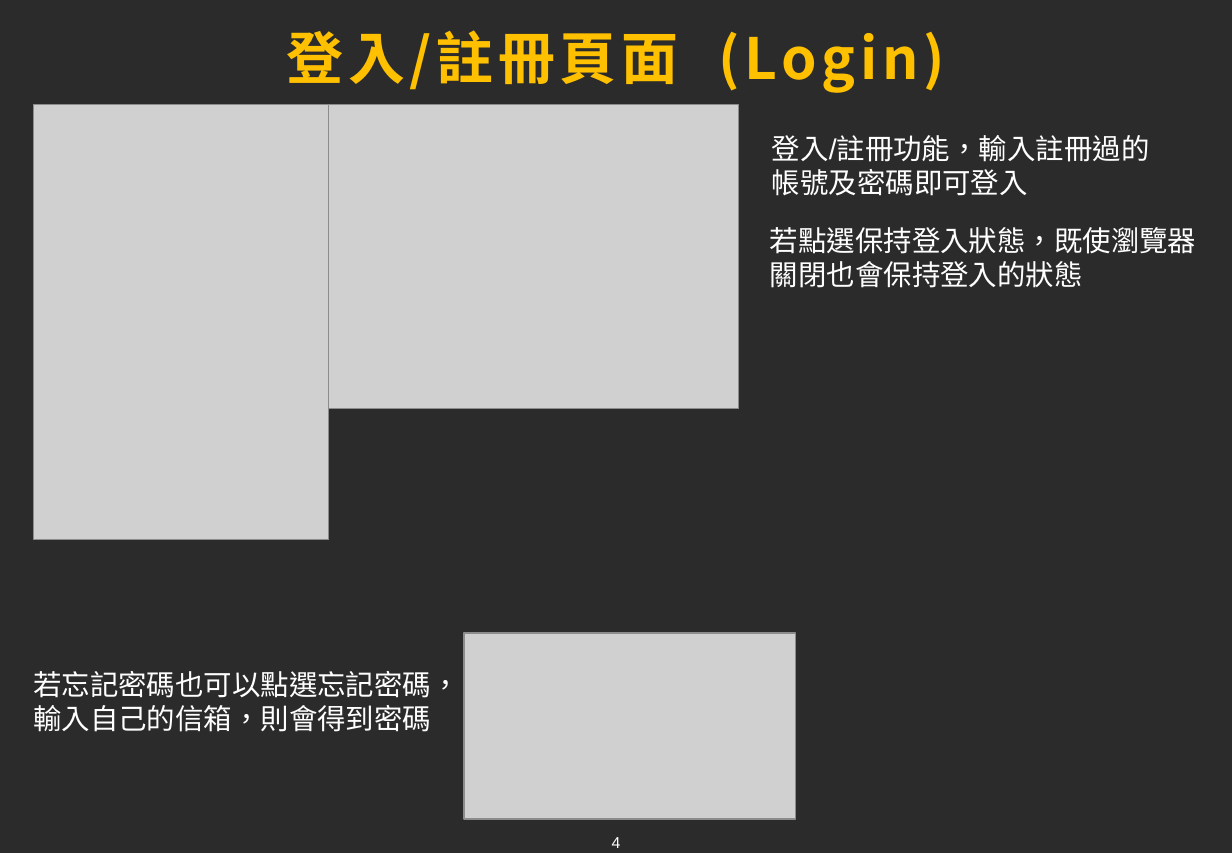
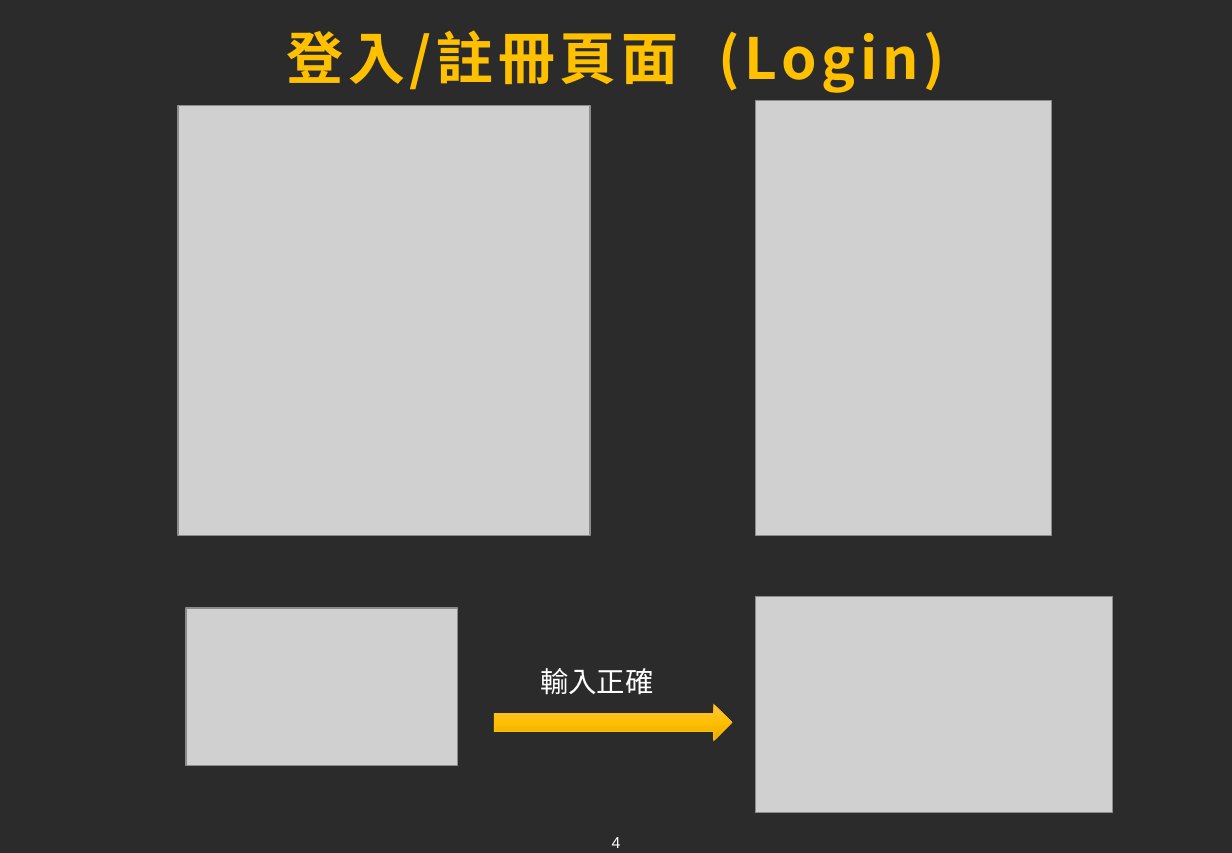
Before and after one commit to tim93009/FinalProject_GameForum, a slide deck: slide 4 of docs/ppt/xiong.pptx. Drawn at 1232x853 pixels with LibreOffice and Linux fonts; fonts in the diff are those of the drawing; grey boxes stand for pictures; background and template pictures are left out; a plain dark background stands for a picture behind light text. Boxes give left, top, right and bottom in pixels: in the first picture for what was removed or moved away, otherwise in the second. Text is boxed around its words. In the diff, an @@ line names an element or a change of style, - is before the commit and + after.

```diff
--- a/docs/ppt/xiong.pptx
+++ b/docs/ppt/xiong.pptx
@@ picture: place and size @@
-picture at bbox=[326, 105, 738, 410]
+picture at bbox=[179, 106, 590, 536]
@@ picture: place and size @@
-picture at bbox=[34, 105, 330, 540]
+picture at bbox=[756, 100, 1052, 536]
@@ text removed at bbox=[772, 135, 1149, 196] @@
-登入/註冊功能，輸入註冊過的帳號及密碼即可登入
@@ text removed at bbox=[770, 227, 1196, 288] @@
-若點選保持登入狀態，既使瀏覽器關閉也會保持登入的狀態
@@ picture added at bbox=[756, 596, 1113, 813] @@
@@ picture: place and size @@
-picture at bbox=[464, 634, 795, 820]
+picture at bbox=[187, 609, 458, 767]
@@ text removed at bbox=[33, 671, 459, 732] @@
-若忘記密碼也可以點選忘記密碼，輸入自己的信箱，則會得到密碼
@@ text added at bbox=[540, 668, 654, 695], 18 pt, text #FFFFFF @@
+輸入正確
@@ right arrow added at bbox=[495, 704, 733, 739], fill gradient #FFC64B to #FFC000 to #E3AB00, outline #FFC000 0.5 pt @@
```
Also in this commit, not shown: 4 other slides changed, 4 slides added, 2 other files.
